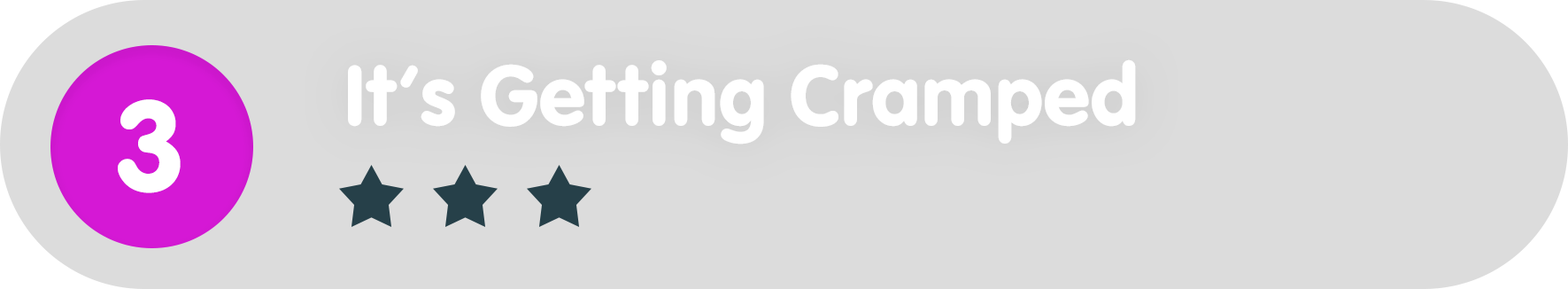
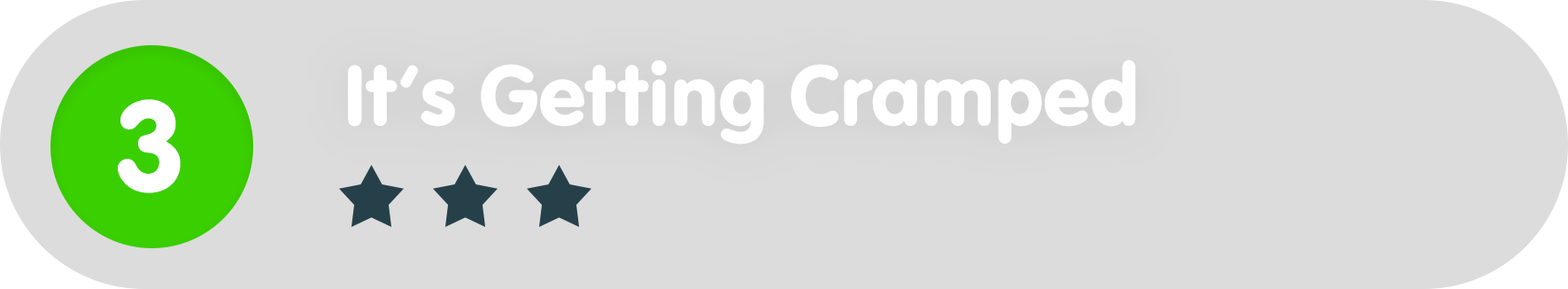
The second 1568px x 289px image is a revision of the first. Changes to its layers:
painted on "Ellipse_green" over [left=50, top=45, right=254, bottom=248]
